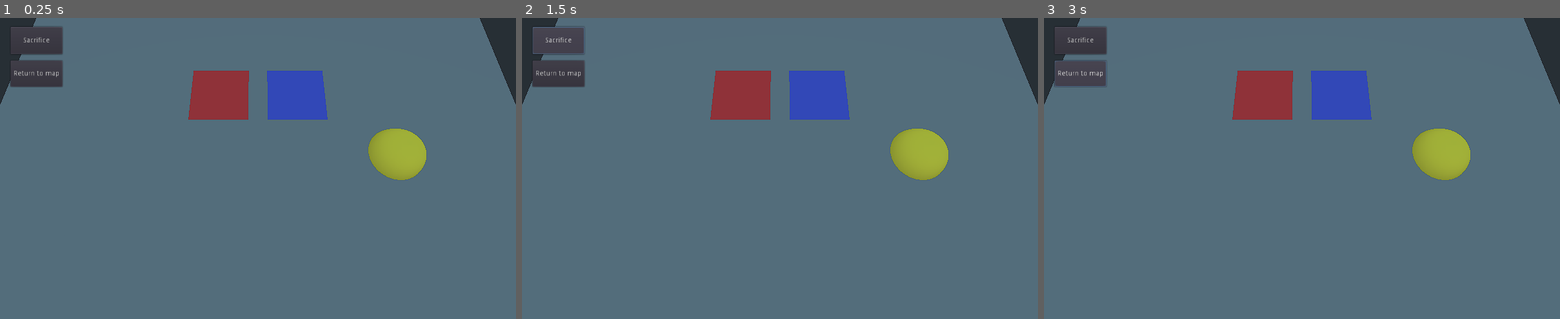
Above: before the commit, frames 1-3 (left to right).
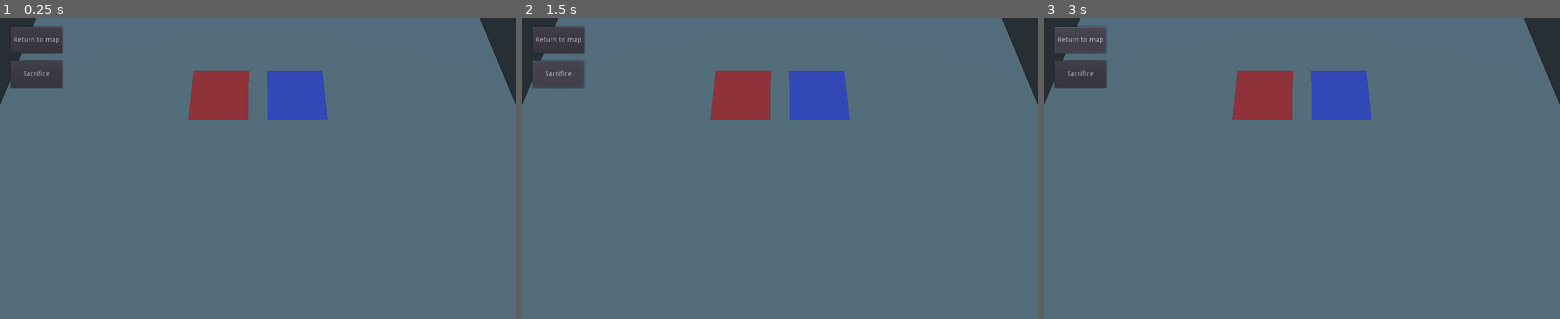
Above: after the commit, the same moments.

Repository: tpgame-spbstu/Tabletop-roguelike
Game: Godot game, scene res://Sacrifice_location/sacrifice_location.tscn
Same seed, same stepped clock (60 frames per second), same inputs: the game is played once before the commit and once after it. This scene is started directly instead of the project's main scene.
Inputs:
- Up to frame 1 (0.25 s): no input
- Up to frame 2 (1.5 s): click "Sacrifice" at 0.5 s; click "Sacrifice" at 1.25 s
- Up to frame 3 (3 s): click "Sacrifice" at 2 s; click "Return to map" at 2.75 s

The runs differ from the first frame. In frame 1, 1.8% of the frame differs, in the area x 2-83%, y 6-54%; in frame 2, 1.8%; in frame 3, 1.9%, in the area x 2-83%, y 2-54%.
Error before the commit: Invalid get index 'card_config' (on base: 'Nil'). (res://Sacrifice_location/sacrifice_location.gd:108)

Commit message:
Добавил выход с мапы пожертвования #96

Diff:
--- a/Sacrifice_location/sacrifice_location.gd
+++ b/Sacrifice_location/sacrifice_location.gd
@@ -15,6 +15,7 @@
 var card_on_from = null
 var card_on_to = null
 var cur_card
+var is_sacrifice = false
 
 func initialize(deck_config, inventory_config, params : Dictionary):
 	.initialize(deck_config, inventory_config, params)
@@ -48,10 +49,13 @@
 func _on_card_input_event(cell, event):
 	if event is InputEventMouseButton:
 		var mouse_button_event := event as InputEventMouseButton
-		if mouse_button_event.pressed and mouse_button_event.button_index == BUTTON_LEFT :
+		if mouse_button_event.pressed and mouse_button_event.button_index == BUTTON_LEFT:
 			cur_card = cell.get_node("card_visuals")
 			cur_board_cell = cell.get_node("cell")
 			is_card_pressed = true
+			pass
+		elif mouse_button_event.pressed and mouse_button_event.button_index == BUTTON_RIGHT:
+			# добавить подробное описание
 			pass
 
 func _on_Area_1_input_event(camera, event, position, normal, shape_idx):
@@ -105,11 +109,35 @@
 	pass
 
 func _on_Button_pressed():
+	if card_on_from == null or card_on_to == null:
+		return
 	var config_on_from = card_on_from.card_config
 	var config_on_to = card_on_to.card_config
 
 	move_symbols(config_on_from, config_on_to)
+	end_of_sacrifice()
+	$Sacrifice.hide()
+	is_sacrifice = true
 	pass
 
 func _on_Return_to_map_pressed():
 	emit_signal("return_to_map")
+
+
+func end_of_sacrifice():
+	for card in $deck.get_children():
+		card.hide()
+
+	card_on_to.get_parent().show()
+	var spatial = card_on_to
+	spatial.scale = card_on_to.scale * 2.8
+	spatial.translate(Vector3(0.3, 0.6, -0.4))
+	# spatial.rotate_x(-PI/6)
+	pass
+
+
+func _process(delta):
+	if is_sacrifice:
+		# добавить анимацию там, поворот мб
+		# card_on_to.rotate_z(PI/100)
+		pass
--- a/Sacrifice_location/sacrifice_location.tscn
+++ b/Sacrifice_location/sacrifice_location.tscn
@@ -24,15 +24,6 @@
 
 [sub_resource type="BoxShape" id=8]
 extents = Vector3( 0.455, 0.014, 0.454 )
-
-[sub_resource type="SpatialMaterial" id=10]
-albedo_color = Color( 0.980392, 0.843137, 0.223529, 1 )
-
-[sub_resource type="CapsuleMesh" id=9]
-material = SubResource( 10 )
-radius = 0.4
-mid_height = 0.001
-radial_segments = 61
 
 [node name="sacrifice_location" type="Spatial"]
 transform = Transform( 1, 0, 0, 0, 1, 0, 0, 0, 1, -0.000866532, -0.00209808, 0.00696051 )
@@ -77,16 +68,11 @@
 [node name="reference_frame_card" type="Spatial" parent="."]
 transform = Transform( 1, 0, 0, 0, 1, 0, 0, 0, 1, 1.8, 0, -1.3 )
 
-[node name="MeshInstance2" type="MeshInstance" parent="."]
-transform = Transform( 1, 0, 0, 0, 1, 0, 0, 0, 1, -1.97997, -0.100362, 0 )
-mesh = SubResource( 9 )
-material/0 = null
-
 [node name="Sacrifice" type="Button" parent="."]
 margin_left = 21.0
-margin_top = 18.0
+margin_top = 85.0
 margin_right = 124.0
-margin_bottom = 72.0
+margin_bottom = 139.0
 text = "Sacrifice"
 __meta__ = {
 "_edit_use_anchors_": false
@@ -94,9 +80,9 @@
 
 [node name="Return_to_map" type="Button" parent="."]
 margin_left = 21.0
-margin_top = 85.0
+margin_top = 18.0
 margin_right = 124.0
-margin_bottom = 137.0
+margin_bottom = 70.0
 text = "Return to map"
 __meta__ = {
 "_edit_use_anchors_": false
Not shown: 1 places in Sacrifice_location/sacrifice_location.tscn that only renumber resources
